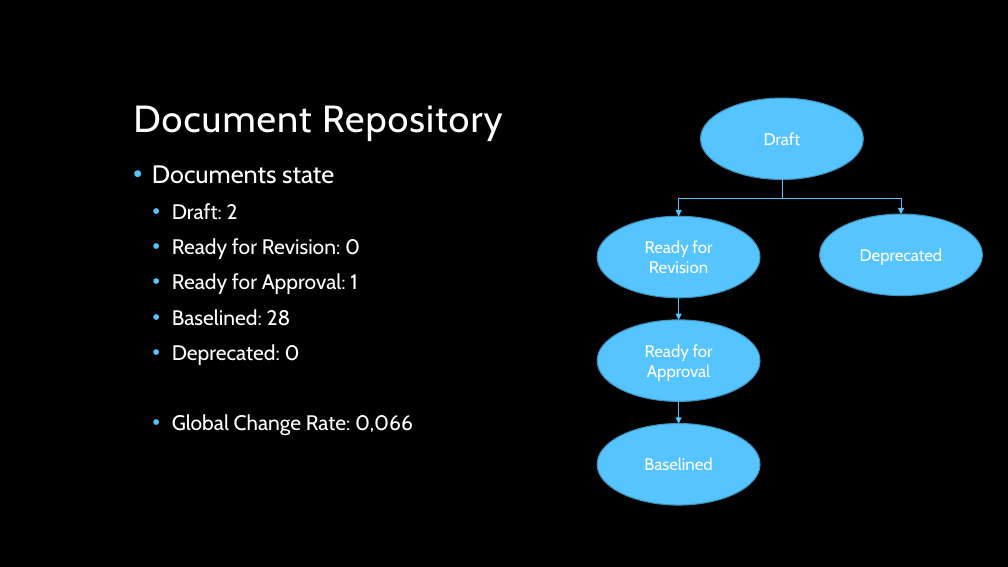
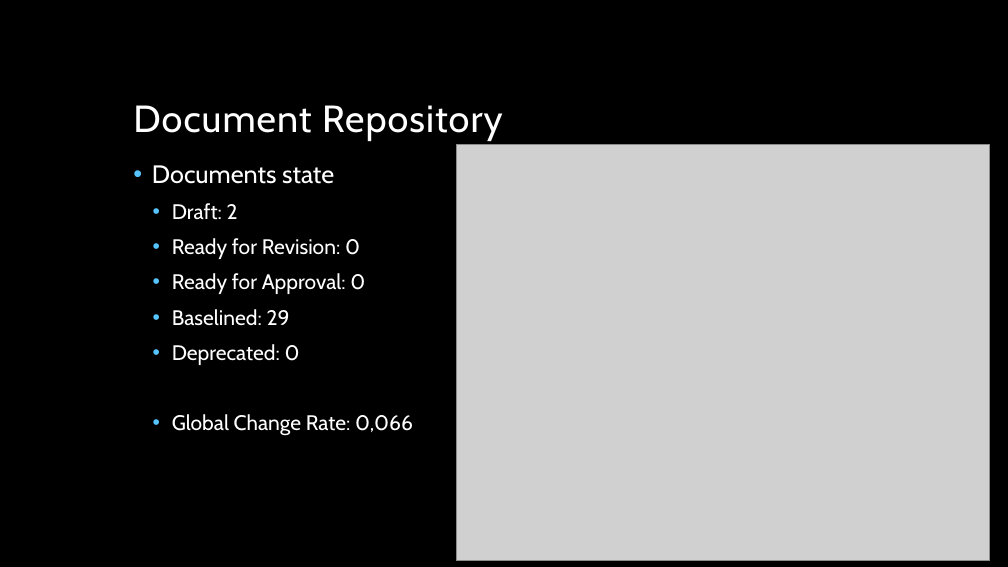
Before and after one commit to jmgirao/projetosoftware1213, a slide deck: slide 6 of Final Presentation/Mário/librarian.pptx. Drawn at 1008x567 pixels with LibreOffice and Linux fonts; fonts in the diff are those of the drawing; grey boxes stand for pictures; background and template pictures are left out. Boxes give left, top, right and bottom in pixels: in the first picture for what was removed or moved away, otherwise in the second. Text is boxed around its words. In the diff, an @@ line names an element or a change of style, - is before the commit and + after.

```diff
--- a/Final Presentation/Mário/librarian.pptx
+++ b/Final Presentation/Mário/librarian.pptx
@@ ellipse removed at (x1=700, y1=98, x2=863, y2=180) @@
-Draft
@@ picture added at (x1=456, y1=144, x2=989, y2=561) @@
@@ elbow arrow removed from (782, 179) to (678, 216) @@
@@ elbow arrow removed from (782, 179) to (901, 214) @@
@@ ellipse removed at (x1=597, y1=216, x2=760, y2=298) @@
-Ready for Revision
@@ ellipse removed at (x1=820, y1=214, x2=982, y2=296) @@
-Deprecated
@@ text at (x1=172, y1=273, x2=365, y2=326): text changed @@
-  • Ready for Approval: 1
-  • Baselined: 28
+  • Ready for Approval: 0
+  • Baselined: 29
@@ arrow removed from (678, 298) to (678, 320) @@
@@ ellipse removed at (x1=597, y1=320, x2=760, y2=402) @@
-Ready for Approval
@@ arrow removed from (678, 402) to (678, 423) @@
@@ ellipse removed at (x1=597, y1=423, x2=760, y2=505) @@
-Baselined
```
Also in this commit, not shown: 4 other slides changed, 1 slide added.
